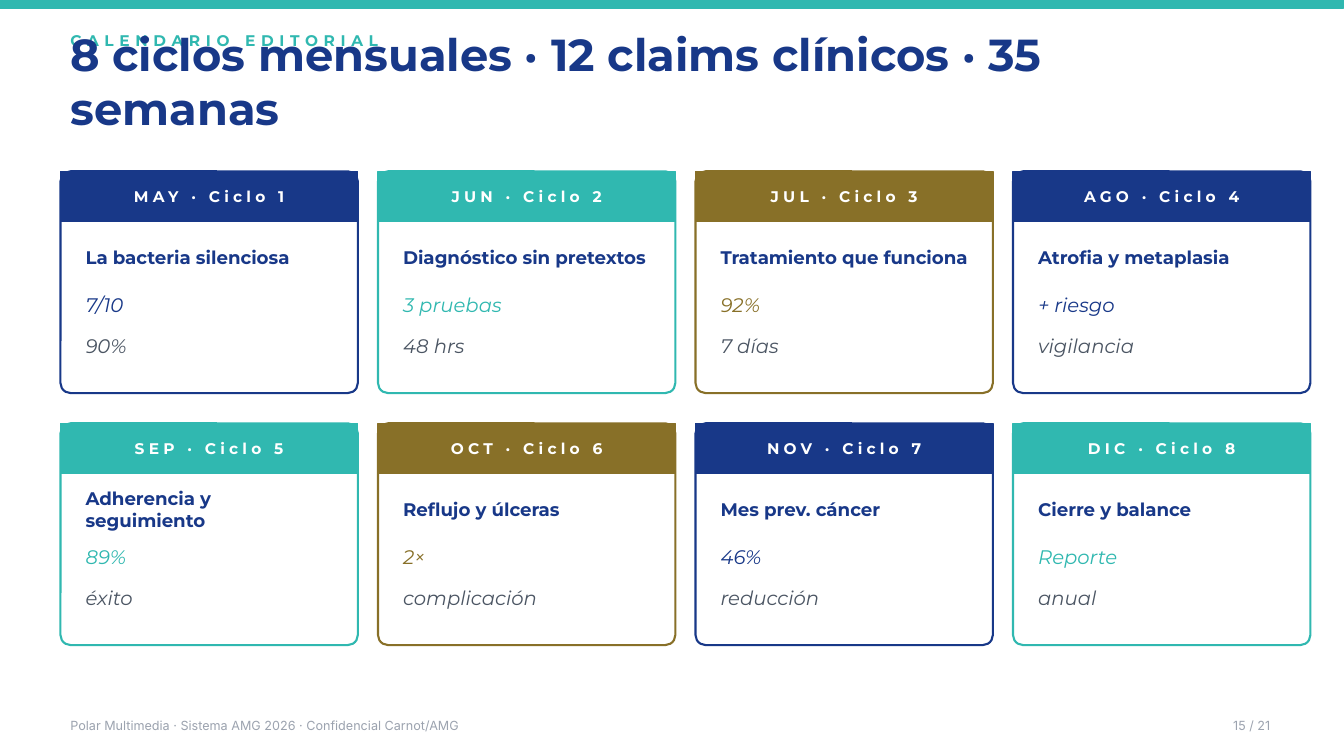
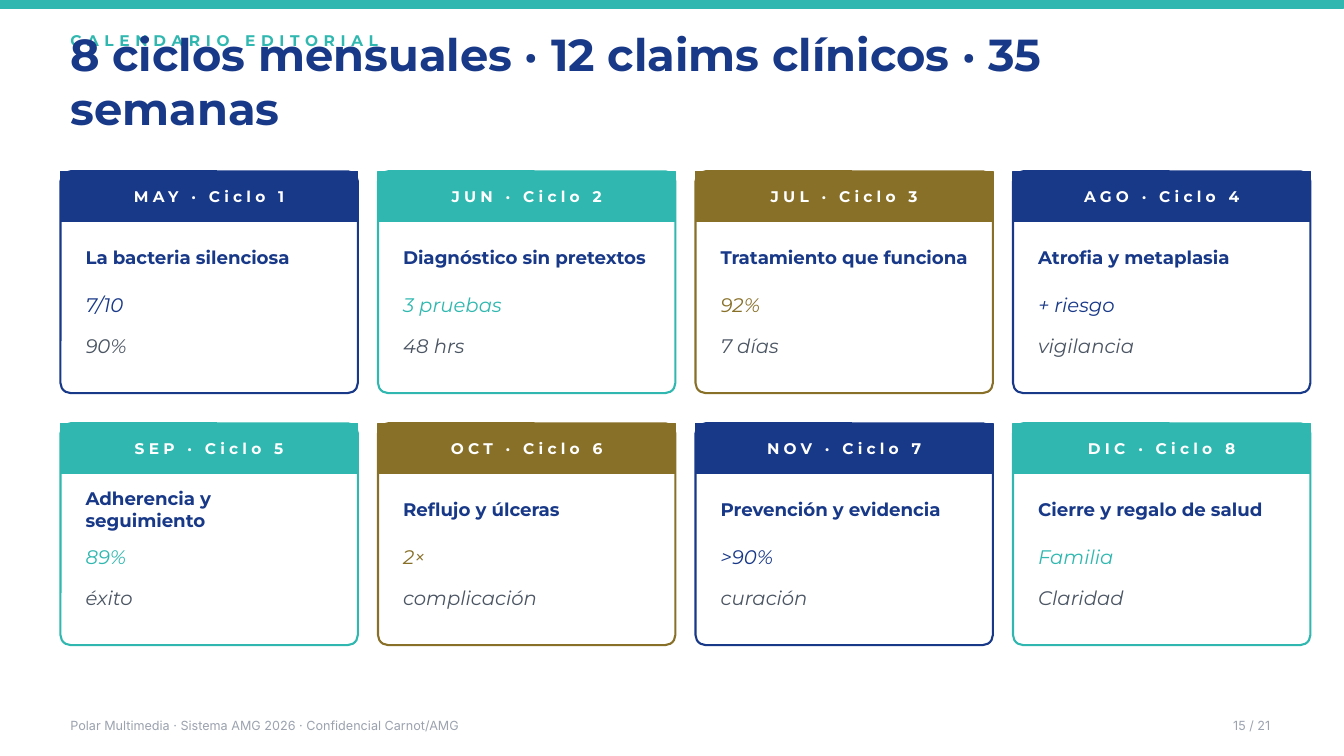
Before and after one commit to polar-multimedia/amg-pylori-hub, a slide deck: slide 15 of Pitch_Ejecutivo_AMG_2026.pptx. Drawn at 1344x756 pixels with LibreOffice and Linux fonts; fonts in the diff are those of the drawing. Boxes give left, top, right and bottom in pixels: in the first picture for what was removed or moved away, otherwise in the second. Text is boxed around its words. In the diff, an @@ line names an element or a change of style, - is before the commit and + after.

```diff
--- a/Pitch_Ejecutivo_AMG_2026.pptx
+++ b/Pitch_Ejecutivo_AMG_2026.pptx
@@ text at (721,501,941,520): text changed @@
-Mes prev. cáncer
+Prevención y evidencia
@@ text at (1038,501,1262,520): text changed @@
-Cierre y balance
+Cierre y regalo de salud
@@ text at (721,550,773,564): text changed @@
-46%
+>90%
@@ text at (1038,549,1113,564): text changed @@
-Reporte
+Familia
@@ text at (721,590,808,605): text changed @@
-reducción
+curación
@@ text at (1038,590,1124,605): text changed @@
-anual
+Claridad
```
Also in this commit, not shown: 8 other slides changed, 1 slide added, 1 slide removed, 1 other file.
